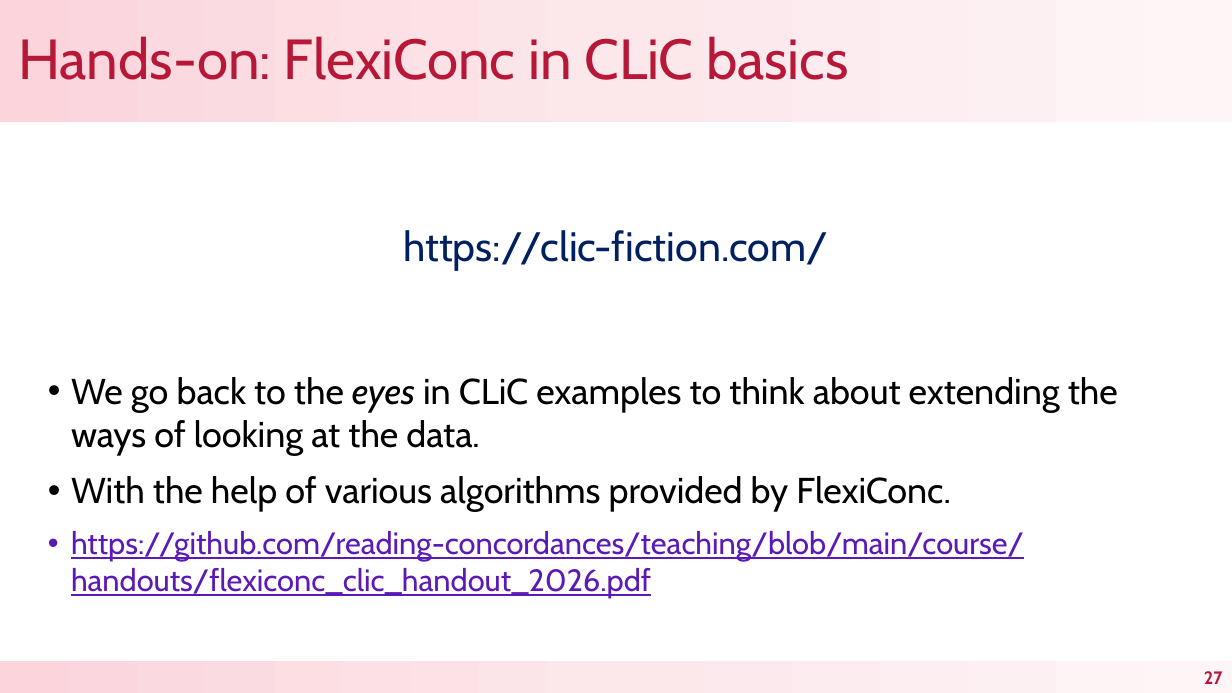
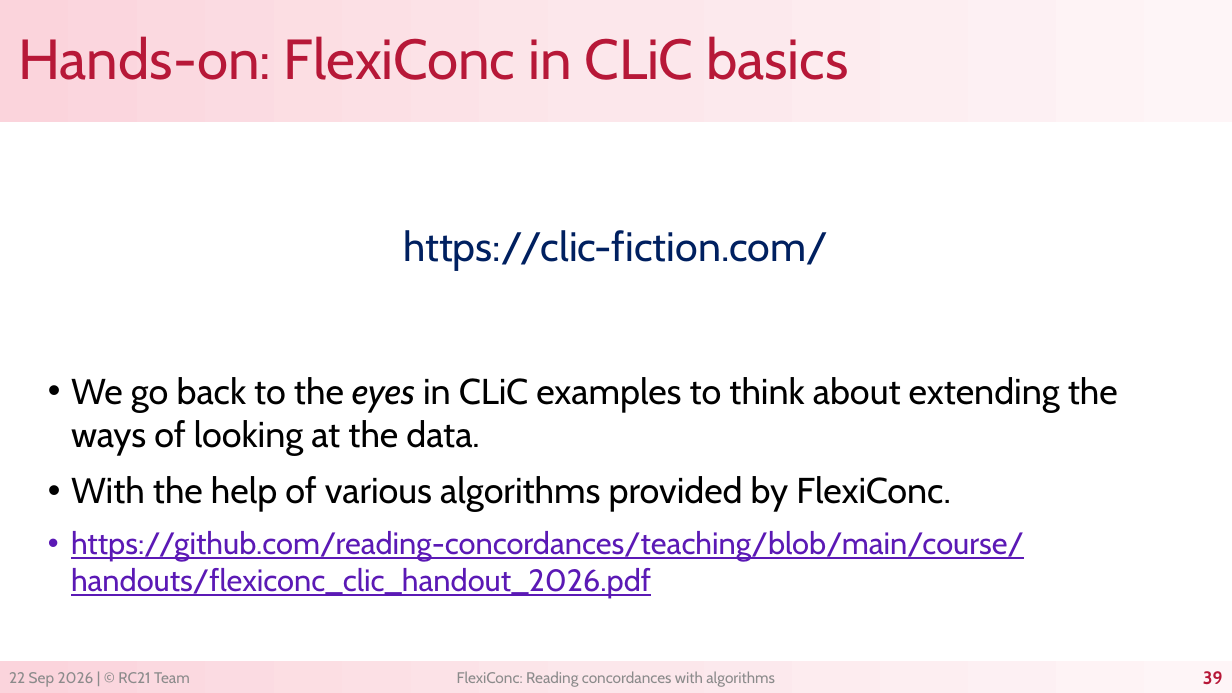
Before and after one commit to reading-concordances/teaching, a slide deck: slide 39 of course/slides/2_working_with_concordance_tools.pptx (slide 27 before the commit). Drawn at 1232x693 pixels with LibreOffice and Linux fonts; fonts in the diff are those of the drawing. Boxes give left, top, right and bottom in pixels: in the first picture for what was removed or moved away, otherwise in the second. Text is boxed around its words. In the diff, an @@ line names an element or a change of style, - is before the commit and + after.

```diff
--- a/course/slides/2_working_with_concordance_tools.pptx
+++ b/course/slides/2_working_with_concordance_tools.pptx
@@ text added at <box>9,672,190,687</box>, 12 pt, text #8C8C8C @@
+22 Sep 2026 | © RC21 Team
@@ text added at <box>457,671,775,687</box>, 12 pt, text #8C8C8C @@
+FlexiConc: Reading concordances with algorithms
@@ page number at <box>1203,671,1223,685</box>: text changed @@
-27
+39
```
Also in this commit, not shown: 16 other slides changed, 14 slides added, 2 slides removed, 2 other files.
